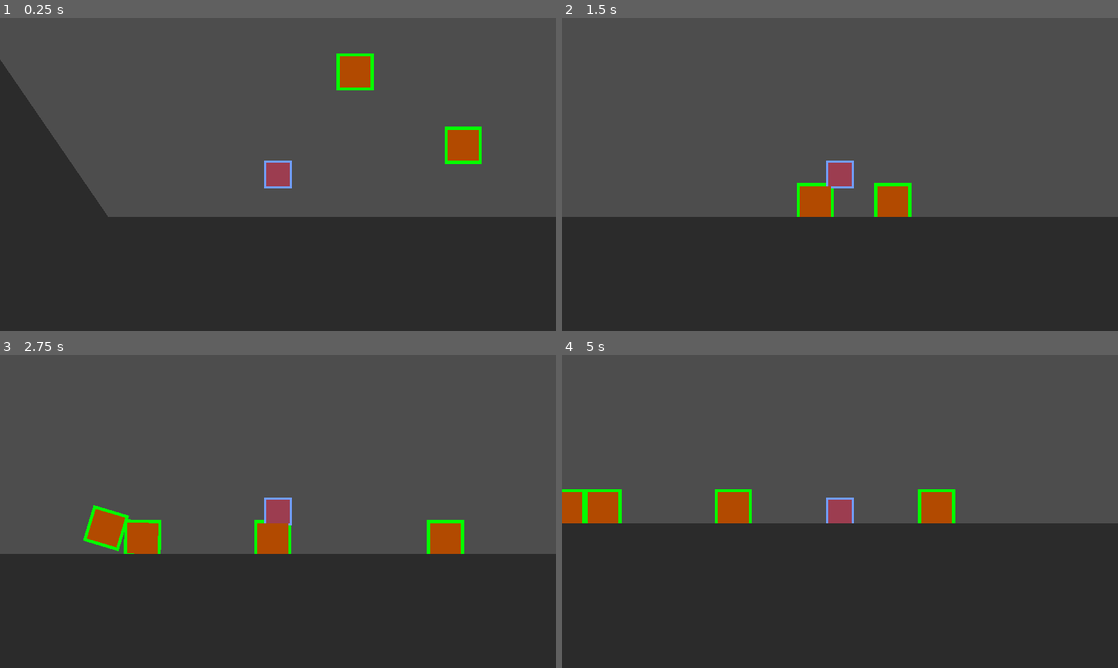
Above: before the commit, frames 1-4 (two rows, left to right).
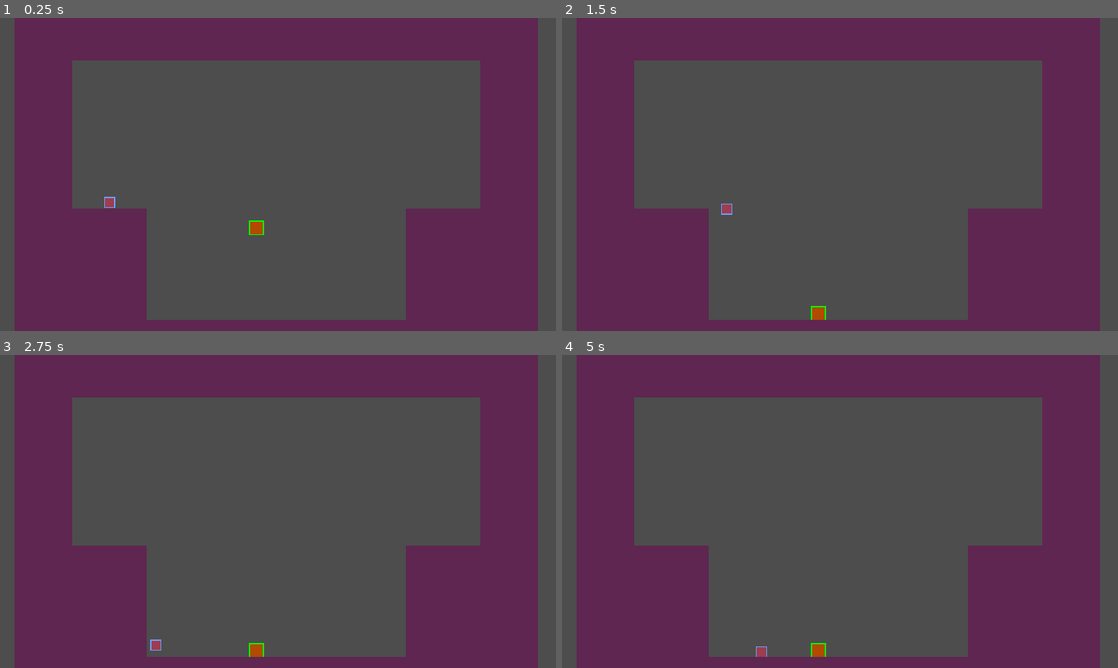
Above: after the commit, the same moments.

Repository: kapa-Nitori/nitori-gmtk-2024
Game: Godot game, scene res://scenes/level_template.tscn
The game is run twice, just before and just after one commit, with the same random seed, the same clock (stepped at 60 frames per second) and the same inputs. Before the commit the project starts from res://scenes/world.tscn.
Inputs (mouse positions are in pixels of both pictures, inside the frame that each line leads up to):
- Up to frame 1 (0.25 s): no input
- Up to frame 2 (1.5 s): move the mouse to (962, 158) at 0.52 s; hold Right mouse button (hold_block, bound only after the commit) 0.53-1.28 s; hold D (right) from 0.53 s (still down); tap Space (jump) at 0.77, 0.8, 1.07, 1.35 s; move the mouse to (728, 190) at 1.27 s
- Up to frame 3 (2.75 s): tap Space (jump) at 1.52, 1.82 s; right-click (166, 527) at 1.55 s; move the mouse to (333, 442) at 2.02 s; release D (right) at 2.03 s; hold A (left) from 2.03 s (still down); hold Space (jump) from 2.03 s (still down); click (333, 442) at 2.1 s
- Up to frame 4 (5 s): move the mouse to (812, 574) at 2.77 s; release A (left) at 2.78 s; release Space (jump) at 2.78 s; hold D (right) 2.78-4.28 s; right-click (812, 574) at 2.85 s; tap Space (jump) at 3.02, 3.32, 3.77, 3.8, 4.07, 4.35, 4.52, 4.82 s; move the mouse to (1006, 558) at 3.52 s; hold Right mouse button (hold_block, bound only after the commit) 3.53-4.28 s; move the mouse to (673, 464) at 4.27 s; hold A (left) from 4.28 s (still down); right-click (673, 464) at 4.55 s

The runs differ from the first frame. In frame 1, 64% of the frame differs, in the area x 0-100%, y 0-100%; in frame 2, 62%; in frame 3, 63%; in frame 4, 69%.

Commit message:
fixed boxes and added other stuff

Diff:
--- a/Lucky Mallet/project.godot
+++ b/Lucky Mallet/project.godot
@@ -11,7 +11,7 @@
 [application]
 
 config/name="LuckyMallet"
-run/main_scene="res://scenes/world.tscn"
+run/main_scene="res://scenes/level_template.tscn"
 config/features=PackedStringArray("4.2", "GL Compatibility")
 config/icon="res://icon.svg"
 
@@ -56,6 +56,11 @@
 "events": [Object(InputEventMouseButton,"resource_local_to_scene":false,"resource_name":"","device":-1,"window_id":0,"a …(253 unchanged characters)…
 ]
 }
+hold_block={
+"deadzone": 0.5,
+"events": [Object(InputEventMouseButton,"resource_local_to_scene":false,"resource_name":"","device":-1,"window_id":0,"alt_pressed":false,"shift_pressed":false,"ctrl_pressed":false,"meta_pressed":false,"button_mask":0,"position":Vector2(0, 0),"global_position":Vector2(0, 0),"factor":1.0,"button_index":2,"canceled":false,"pressed":false,"double_click":false,"script":null)
+]
+}
 
 [layer_names]
 
--- a/Lucky Mallet/scenes/box.gd
+++ b/Lucky Mallet/scenes/box.gd
@@ -17,20 +17,26 @@
 ## DEFAULT SIZE
 @export var size_default: Vector2 = Vector2(32, 32)
 
+## DEFAULT MASS. USES SIZE MULTIPLIER X VALUE
+@export var mass_default: float
+
 func _ready():
 	Global.boxes_array.append(self)
+	self.mass = mass_default
 
 func _on_area_2d_area_entered(_area):
 	box_type *= -1
-	#
+
 	#print()
 	#print(box_type, " ", collision_shape_2d.shape.size)
 	if box_type >= 1: # for small box
-		self.indicator_color.color = Color(0, 1, 0)
-		self.colors.scale = size_small
-		self.collision_shape_2d.shape.size = size_default * size_small
+		indicator_color.color = Color(0, 1, 0)
+		colors.scale = size_small
+		collision_shape_2d.shape.size = size_default * size_small
+		self.mass = mass_default * size_small.x
 
 	elif box_type <= -1: # for large box
-		self.indicator_color.color = Color(1, 0.5, 0)
-		self.colors.scale = size_large
-		self.collision_shape_2d.shape.size = size_default * size_large
+		indicator_color.color = Color(1, 0.5, 0)
+		colors.scale = size_large
+		collision_shape_2d.shape.size = size_default * size_large
+		self.mass = mass_default * size_large.x
--- a/Lucky Mallet/scenes/box.tscn
+++ b/Lucky Mallet/scenes/box.tscn
@@ -2,10 +2,11 @@
 
 [ext_resource type="Script" path="res://scenes/box.gd" id="1_nw0wd"]
 
-[sub_resource type="PhysicsMaterial" id="PhysicsMaterial_b8yn1"]
-rough = true
+[sub_resource type="PhysicsMaterial" id="PhysicsMaterial_j6r4f"]
+resource_local_to_scene = true
 
-[sub_resource type="RectangleShape2D" id="RectangleShape2D_as0if"]
+[sub_resource type="RectangleShape2D" id="RectangleShape2D_xhnxm"]
+resource_local_to_scene = true
 size = Vector2(32, 32)
 
 [sub_resource type="RectangleShape2D" id="RectangleShape2D_bl8gw"]
@@ -14,14 +15,15 @@
 [node name="Box" type="RigidBody2D"]
 collision_layer = 4
 collision_mask = 7
-physics_material_override = SubResource("PhysicsMaterial_b8yn1")
+physics_material_override = SubResource("PhysicsMaterial_j6r4f")
 script = ExtResource("1_nw0wd")
 size_small = Vector2(1, 1)
 size_large = Vector2(2, 2)
+mass_default = 0.5
 
 [node name="CollisionShape2D" type="CollisionShape2D" parent="."]
 scale = Vector2(2, 2)
-shape = SubResource("RectangleShape2D_as0if")
+shape = SubResource("RectangleShape2D_xhnxm")
 debug_color = Color(9.62615e-08, 0.265484, 0.314413, 0.42)
 
 [node name="Colors" type="Node2D" parent="CollisionShape2D"]
--- a/Lucky Mallet/scenes/level_template.tscn
+++ b/Lucky Mallet/scenes/level_template.tscn
@@ -1,3 +1,48 @@
-[gd_scene format=3 uid="uid://dkcpdcgvmidk3"]
+[gd_scene load_steps=5 format=3 uid="uid://dkcpdcgvmidk3"]
+
+[ext_resource type="PackedScene" uid="uid://cmkffe4o3ntta" path="res://scenes/player.tscn" id="1_xibmy"]
+[ext_resource type="PackedScene" uid="uid://j1h6xeqeq1cc" path="res://scenes/box.tscn" id="2_sgpfh"]
+
+[sub_resource type="WorldBoundaryShape2D" id="WorldBoundaryShape2D_v15uy"]
+
+[sub_resource type="PhysicsMaterial" id="PhysicsMaterial_g2flw"]
+resource_local_to_scene = true
 
 [node name="LevelTemplate" type="Node2D"]
+
+[node name="StaticBody2D" type="StaticBody2D" parent="."]
+scale = Vector2(3, 3)
+
+[node name="Polygon2D" type="Polygon2D" parent="StaticBody2D"]
+color = Color(0.368879, 0.151104, 0.314833, 1)
+invert_enabled = true
+polygon = PackedVector2Array(-64, 0, 64, 0, 64, 192, 512, 192, 512, 0, 640, 0, 640, -256, -64, -256)
+
+[node name="CollisionPolygon2D" type="CollisionPolygon2D" parent="StaticBody2D"]
+polygon = PackedVector2Array(-64, 0, 64, 0, 64, 192, 512, 192, 512, 0, 640, 0, 640, 296, -64, 296)
+
+[node name="LeftWall" type="CollisionShape2D" parent="StaticBody2D"]
+position = Vector2(-64, -136)
+rotation = 1.57079
+shape = SubResource("WorldBoundaryShape2D_v15uy")
+
+[node name="RightWall" type="CollisionShape2D" parent="StaticBody2D"]
+position = Vector2(640, -128)
+rotation = -1.57079
+shape = SubResource("WorldBoundaryShape2D_v15uy")
+
+[node name="HighestCeiling" type="CollisionShape2D" parent="StaticBody2D"]
+position = Vector2(296, -256)
+rotation = 3.14159
+shape = SubResource("WorldBoundaryShape2D_v15uy")
+
+[node name="Player" parent="." instance=ExtResource("1_xibmy")]
+position = Vector2(0, -64)
+
+[node name="Camera2D" type="Camera2D" parent="."]
+position = Vector2(872, -176)
+zoom = Vector2(0.4, 0.4)
+
+[node name="Box" parent="." instance=ExtResource("2_sgpfh")]
+position = Vector2(760, 72)
+physics_material_override = SubResource("PhysicsMaterial_g2flw")
--- a/Lucky Mallet/scenes/player.gd
+++ b/Lucky Mallet/scenes/player.gd
@@ -23,8 +23,10 @@
 		velocity.y += gravity * delta
 
 	# Handle jump.
-	if Input.is_action_just_pressed("jump") and is_on_floor():
+	if Input.is_action_pressed("jump") and is_on_floor():
 		jump()
+	elif  Input.is_action_just_released("jump"):
+		velocity.y = +200
 
 	# Get the input direction and handle the movement/deceleration.
 	# As good practice, you should replace UI actions with custom gameplay actions.
@@ -43,15 +45,19 @@
 		#print()
 		#print(collision_box)
 		#collision_box.is_in_group("Boxes")
-		if Global.boxes_array.has(collision_box) and abs(collision_box.get_linear_velocity().x) < MAX_PUSH_VELOCITY:
+		if Global.boxes_array.has(collision_box) and abs(collision_box.get_linear_velocity().x) < MAX_PUSH_VELOCITY and not Input.is_action_pressed("hold_block"):
 			collision_box.apply_central_impulse(collision.get_normal() * -PUSH_FORCE)
-
+		if Global.boxes_array.has(collision_box) and abs(collision_box.get_linear_velocity().x) < MAX_PUSH_VELOCITY and Input.is_action_pressed("hold_block"):
+			collision_box.apply_central_impulse(collision.get_normal() * PUSH_FORCE * 3)
 
 
 
 
 func jump():
 	velocity.y += JUMP_VELOCITY
+
+
+
 
 func mallet_utils():
 	var direction = get_global_mouse_position()
--- a/Lucky Mallet/scenes/player.tscn
+++ b/Lucky Mallet/scenes/player.tscn
@@ -111,8 +111,6 @@
 [node name="CollisionShape2D" type="CollisionShape2D" parent="."]
 shape = SubResource("RectangleShape2D_xh381")
 
-[node name="Camera2D" type="Camera2D" parent="."]
-
 [node name="Mallet" type="Area2D" parent="."]
 collision_layer = 16
 collision_mask = 0
--- a/Lucky Mallet/scenes/world.tscn
+++ b/Lucky Mallet/scenes/world.tscn
@@ -1,9 +1,25 @@
-[gd_scene load_steps=4 format=3 uid="uid://bbwec847ic6in"]
+[gd_scene load_steps=8 format=3 uid="uid://bbwec847ic6in"]
 
 [ext_resource type="PackedScene" uid="uid://cmkffe4o3ntta" path="res://scenes/player.tscn" id="1_5ytsw"]
 [ext_resource type="PackedScene" uid="uid://j1h6xeqeq1cc" path="res://scenes/box.tscn" id="2_av7i3"]
 
 [sub_resource type="WorldBoundaryShape2D" id="WorldBoundaryShape2D_lcj5m"]
+
+[sub_resource type="PhysicsMaterial" id="PhysicsMaterial_njnbi"]
+resource_local_to_scene = true
+rough = true
+
+[sub_resource type="PhysicsMaterial" id="PhysicsMaterial_8bqw7"]
+resource_local_to_scene = true
+rough = true
+
+[sub_resource type="PhysicsMaterial" id="PhysicsMaterial_wreln"]
+resource_local_to_scene = true
+rough = true
+
+[sub_resource type="PhysicsMaterial" id="PhysicsMaterial_iwj0o"]
+resource_local_to_scene = true
+rough = true
 
 [node name="World" type="Node2D"]
 
@@ -38,12 +54,16 @@
 
 [node name="Box" parent="." instance=ExtResource("2_av7i3")]
 position = Vector2(-648, -632)
+physics_material_override = SubResource("PhysicsMaterial_njnbi")
+
+[node name="Box2" parent="." instance=ExtResource("2_av7i3")]
+position = Vector2(448, -120)
+physics_material_override = SubResource("PhysicsMaterial_8bqw7")
+
+[node name="Box3" parent="." instance=ExtResource("2_av7i3")]
+position = Vector2(224, -272)
+physics_material_override = SubResource("PhysicsMaterial_wreln")
 
 [node name="Box4" parent="." instance=ExtResource("2_av7i3")]
 position = Vector2(-760, -872)
-
-[node name="Box2" parent="." instance=ExtResource("2_av7i3")]
-position = Vector2(448, -120)
-
-[node name="Box3" parent="." instance=ExtResource("2_av7i3")]
-position = Vector2(224, -272)
+physics_material_override = SubResource("PhysicsMaterial_iwj0o")
